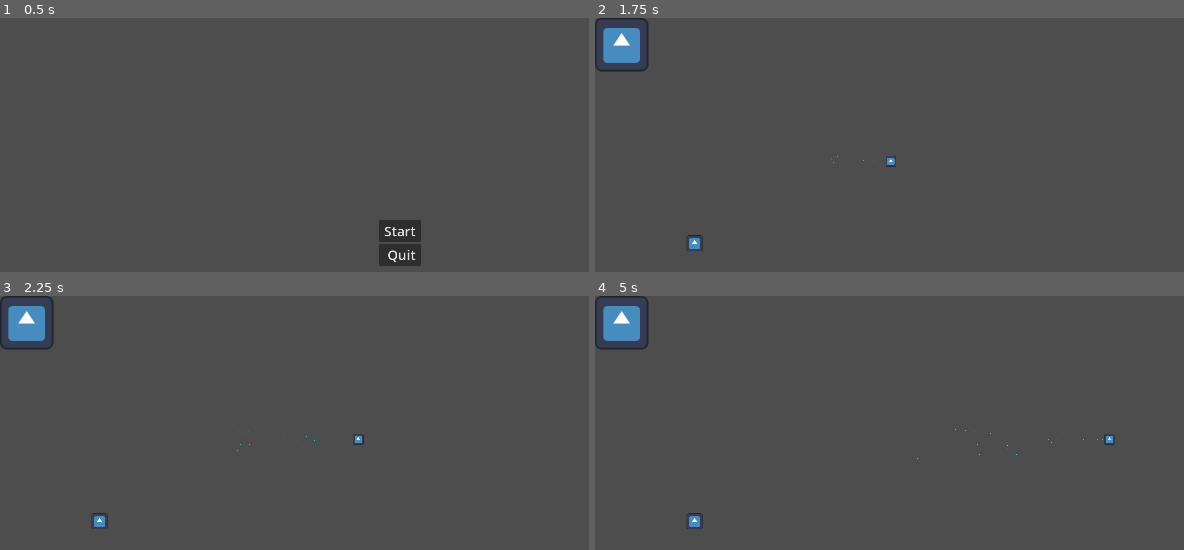
Above: before the commit, frames 1-4 (two rows, left to right).
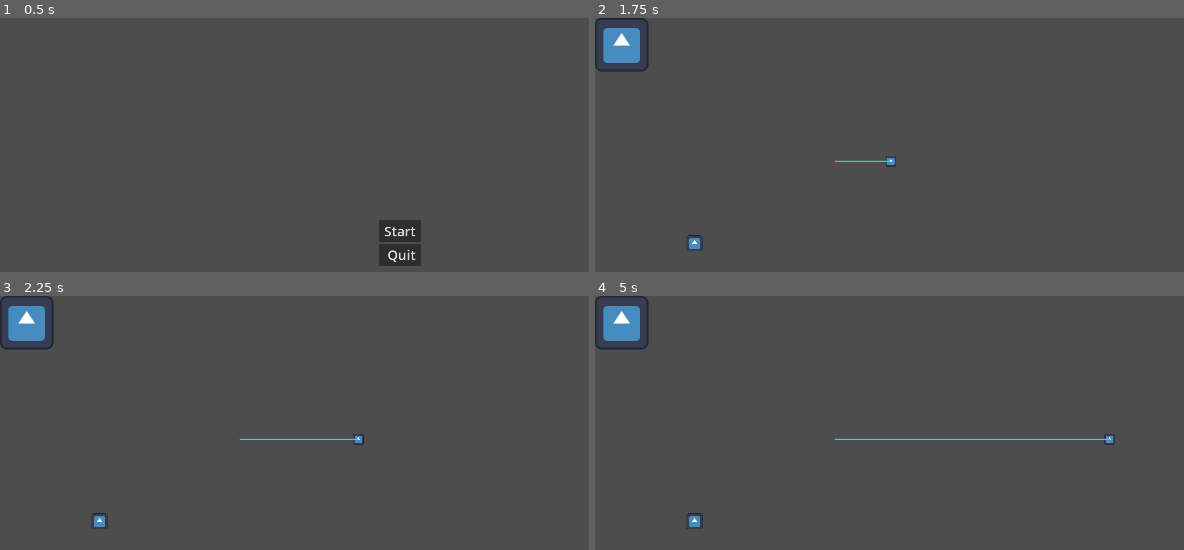
Above: after the commit, the same moments.

Repository: Iroguin/critter_capture
Game: Godot game, scene res://scenes/main_menu.tscn
Two runs of this game, one before a commit and one after it. Both use one fixed random seed, a clock stepped at 60 frames per second and the inputs below. The engine's default icon, where the game draws it, is replaced by a stand-in: a white triangle on a blue panel in a dark square.
Inputs (mouse positions are in pixels of both pictures, inside the frame that each line leads up to):
- Up to frame 1 (0.5 s): no input
- Up to frame 2 (1.75 s): click "Start" at 0.5 s; tap Enter (ui_accept) at 1.25, 1.52 s; move the mouse to (1172, 221) at 1.27 s; hold Right (ui_right) from 1.28 s (still down)
- Up to frame 3 (2.25 s): keep holding Right (ui_right); move the mouse to (241, 542) at 2.02 s
- Up to frame 4 (5 s): tap Enter (ui_accept) at 2.27, 3.77, 4.52 s; move the mouse to (1072, 423) at 2.77 s; release Right (ui_right) at 2.78 s; hold Left (ui_left) 2.78-3.53 s; move the mouse to (outside the picture) at 3.52 s; hold Right (ui_right) from 3.53 s (still down); move the mouse to (outside the picture) at 4.27 s

Frame 1 is identical in both runs. In frame 2, less than 0.1% of the frame differs, in the area x 40-51%, y 54-58%; in frame 3, 0.2%; in frame 4, 0.4%, in the area x 40-88%, y 51-65%.

Commit message:
added player trail

Diff:
--- a/project.godot
+++ b/project.godot
@@ -18,6 +18,10 @@
 run/main_scene="uid://c524ir8whb8hd"
 config/features=PackedStringArray("4.6", "Forward Plus")
 config/icon="res://icon.svg"
+
+[autoload]
+
+SignalHandler="*uid://cwvi8p1j4h30b"
 
 [display]
 
--- a/scenes/main_character.tscn
+++ b/scenes/main_character.tscn
@@ -2,6 +2,7 @@
 
 [ext_resource type="Script" uid="uid://dxj5tbcav2x3o" path="res://scripts/main_character.gd" id="1_ig48j"]
 [ext_resource type="Texture2D" uid="uid://crx7n17b4wqus" path="res://icon.svg" id="1_nrcqd"]
+[ext_resource type="Script" uid="uid://dgdfavu83vu26" path="res://scripts/player_trail.gd" id="5_trail"]
 
 [sub_resource type="CircleShape2D" id="CircleShape2D_ig48j"]
 radius = 18.0
@@ -16,16 +17,24 @@
 scale = Vector2(0.2, 0.2)
 texture = ExtResource("1_nrcqd")
 
-[node name="CPUParticles2D" type="CPUParticles2D" parent="." unique_id=1766713396]
-amount = 50
-lifetime = 3.0
-emission_shape = 3
-emission_rect_extents = Vector2(2, 2)
+[node name="PlayerTrail" type="Line2D" parent="." unique_id=1234567890]
+script = ExtResource("5_trail")
+
+[node name="PlayerTrailLoopParticles" type="CPUParticles2D" parent="." unique_id=1766713396]
+emitting = false
+amount = 2
+lifetime = 2.0
+one_shot = true
+preprocess = 0.2
+explosiveness = 0.9
+lifetime_randomness = 0.5
 direction = Vector2(0, 0)
 spread = 180.0
 gravity = Vector2(0, 0)
 initial_velocity_min = 10.0
-initial_velocity_max = 20.0
+initial_velocity_max = 30.0
 angular_velocity_min = -90.0
 angular_velocity_max = 90.0
+damping_min = 10.0
+damping_max = 10.0
 color = Color(0, 1, 1, 1)
--- a/scripts/main_character.gd
+++ b/scripts/main_character.gd
@@ -3,6 +3,7 @@
 const SPEED = 300.0
 
 @export var health := 1.0
+
 
 # the default movement is wasd MovementStrategy is a class
 var current_strategy: MovementStrategy = WASDStrategy.new()
@@ -27,6 +28,13 @@
 	print("YOU DIED")
 
 
+func _on_player_trail_loop_formed(caught_enemies: Array[Node]) -> void:
+	print("Captured %d enemies!" % caught_enemies.size())
+	for enemy in caught_enemies:
+		if enemy.has_method("die"):
+			enemy.die()
+
+
 func _on_pause_menu_movement_mode_changed(use_mouse: bool) -> void:
 	if use_mouse:
 		current_strategy = MouseStrategy.new()
--- /dev/null
+++ b/scripts/player_trail.gd
@@ -0,0 +1,107 @@
+extends Line2D
+class_name PlayerTrail
+
+@export var max_points: int = 300
+@export var min_sample_distance: float = 5.0
+@export var intersection_skip_points: int = 10
+@export var trail_width: float = 4.0
+@export var trail_color: Color = Color(0.2, 0.8, 1.0, 1.0)
+
+var _trail: Array[Vector2] = []
+var _player: Node2D
+
+
+func _ready() -> void:
+	top_level = true
+	width = trail_width
+	default_color = trail_color
+
+
+func _process(_delta: float) -> void:
+	if not _player:
+		_player = get_tree().get_first_node_in_group("player") as Node2D
+		if not _player:
+			print("no player found by player trail")
+			return
+
+	_sample(_player.global_position)
+	_check_intersection()
+	_redraw()
+
+
+
+func _sample(pos: Vector2) -> void:
+	if _trail.is_empty() or _trail.back().distance_to(pos) >= min_sample_distance:
+		_trail.append(pos)
+		if _trail.size() > max_points:
+			_trail.pop_front()
+
+
+func _redraw() -> void:
+	clear_points()
+	for p in _trail:
+		add_point(p)
+
+
+func _check_intersection() -> void:
+	var n := _trail.size()
+	if n < intersection_skip_points + 3:
+		return
+
+	var a := _trail[n - 2]
+	var b := _trail[n - 1]
+
+	var check_limit := n - 2 - intersection_skip_points
+	for i in range(check_limit):
+		var hit = _segment_intersect(a, b, _trail[i], _trail[i + 1])
+		if hit == null:
+			continue
+
+		# build the closed polygon
+		# intersection point -> trail tip -> back
+		var polygon := PackedVector2Array()
+		polygon.append(hit)
+		for j in range(i + 1, n):
+			polygon.append(_trail[j])
+
+		var caught: Array[Node] = []
+		for enemy in get_tree().get_nodes_in_group("enemies"):
+			if enemy is Node2D:
+				if Geometry2D.is_point_in_polygon((enemy as Node2D).global_position, polygon):
+					caught.append(enemy)
+
+		_spawn_loop_particles(polygon)
+		SignalHandler.loop_formed.emit(caught)
+		print("LOOP FORMED")
+
+		# reset player starts a new trail from the intersection
+		_trail = [hit]
+		return
+
+
+func _spawn_loop_particles(polygon: PackedVector2Array) -> void:
+	var template := get_parent().get_node_or_null("PlayerTrailLoopParticles") as CPUParticles2D
+	if not template:
+		return
+	var scene_root := get_tree().current_scene
+	for point in polygon:
+		var p := template.duplicate() as CPUParticles2D
+		scene_root.add_child(p)
+		p.global_position = point
+		p.emitting = true
+		get_tree().create_timer(p.lifetime + 0.5).timeout.connect(p.queue_free)
+
+
+# returns the intersection point of segments (p1->p2) and (p3->p4) or null
+func _segment_intersect(p1: Vector2, p2: Vector2, p3: Vector2, p4: Vector2) -> Variant:
+	var d1 := p2 - p1
+	var d2 := p4 - p3
+	var denom := d1.cross(d2)
+	if abs(denom) < 0.001:
+		return null
+	var diff := p3 - p1
+	var t := diff.cross(d2) / denom
+	var u := diff.cross(d1) / denom
+	if t > 0.001 and t < 0.999 and u > 0.001 and u < 0.999:
+		return p1 + d1 * t
+	return null
--- /dev/null
+++ b/scripts/signal_handler.gd
@@ -0,0 +1,3 @@
+extends Node
+
+signal loop_formed(caught_enemies: Array[Node])
Not shown: 1 places in scenes/basic_enemy.tscn that only renumber resources
Not shown: 1 places in scenes/enemy_too.tscn that only renumber resources
Not shown: 1 places in scenes/pause_menu.tscn that only renumber resources
Not shown, added: scripts/player_trail.gd.uid
Not shown, added: scripts/signal_handler.gd.uid
